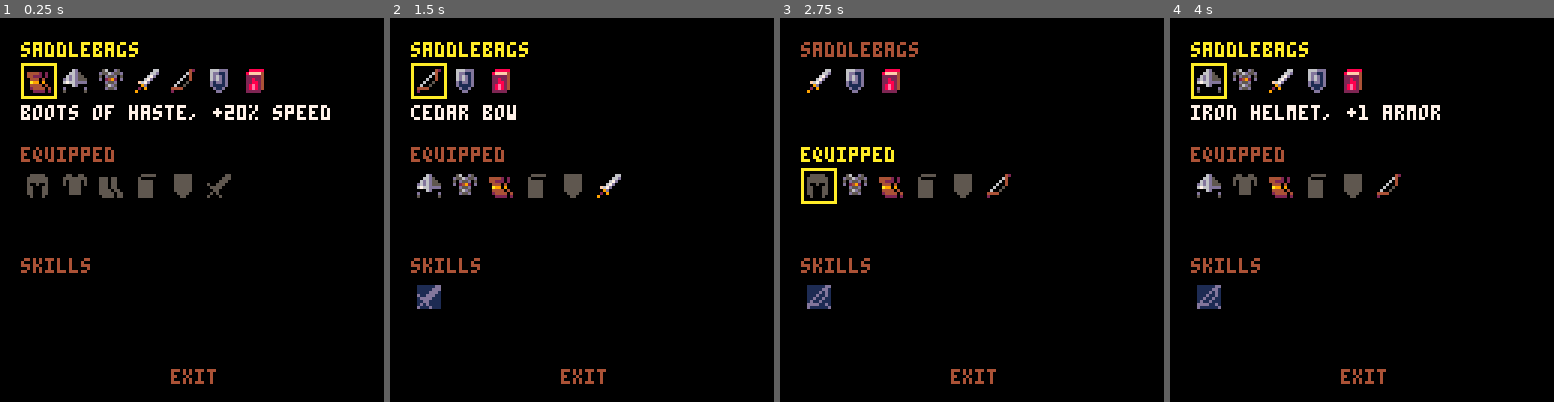
Above: before the commit, frames 1-4 (left to right).
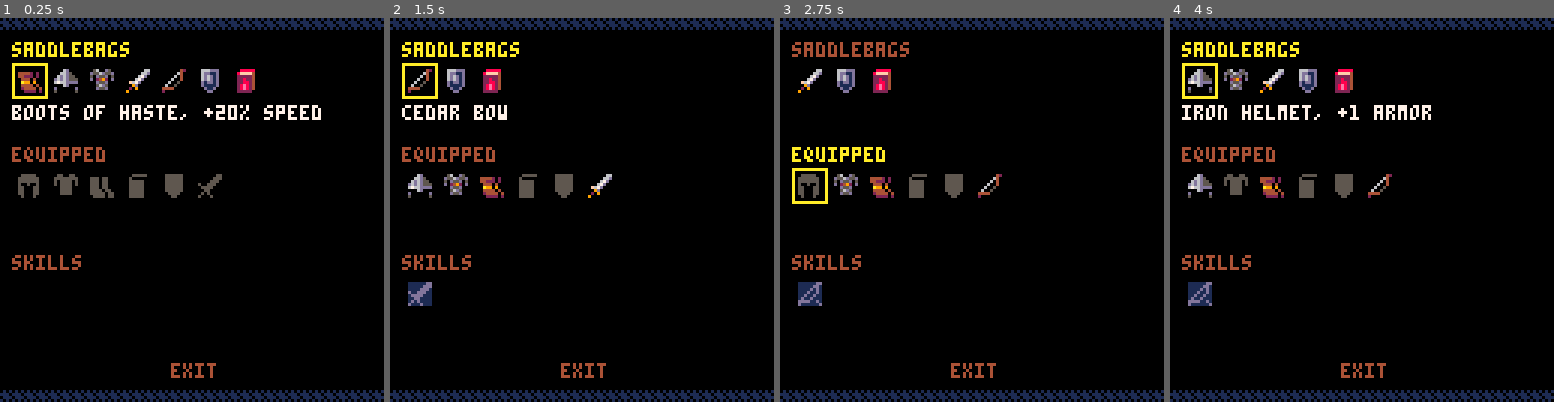
Above: after the commit, the same moments.

Repository: ironchestgames/pico-8-carts
Game: PICO-8 cartridge epicevilender.p8
Two runs of this game, one before a commit and one after it. Both use one fixed random seed, a clock stepped at 60 frames per second and the inputs below.
Inputs:
- Up to frame 1 (0.25 s): no input
- Up to frame 2 (1.5 s): tap O (Z key) at 0.33, 0.7, 1.43 s; tap X (X key) at 1.07 s
- Up to frame 3 (2.75 s): hold Left 1.97-2.37 s; tap X (X key) at 2.07, 2.4, 2.73 s; tap O (Z key) at 2.22 s; hold Down from 2.42 s (still down)
- Up to frame 4 (4 s): release Down at 2.82 s; hold Right 2.87-3.53 s; tap X (X key) at 3.07, 3.4, 3.73 s; tap O (Z key) at 3.1, 3.98 s; hold Up from 3.58 s (still down)

The runs differ from the first frame. In frame 1, 12% of the frame differs, in the area x 0-100%, y 0-100%; in frame 2, 10%; in frame 3, 9.4%; in frame 4, 12%.

Commit message:
epicevilender - refine equip screen

Diff:
--- a/epicevilender.p8
+++ b/epicevilender.p8
@@ -1992,6 +1992,11 @@
 
  cls(0)
 
+ fillp(0b1010000110000101)
+ rectfill(0,0,128,3,1)
+ rectfill(0,124,128,128,1)
+ fillp()
+
  local col=0
 
  -- draw inventory section
@@ -2003,20 +2008,20 @@
  else
   col=4
  end
- print('saddlebags',7,y-9,col)
+ print('saddlebags',4,y-9,col)
  for item in all(inventory) do
-  spr(item.sprite,9+offsetx,y)
+  spr(item.sprite,6+offsetx,y)
   if sectioncur == 1 and i == inventorycur then
    rect(
-    9+offsetx-2,
+    6+offsetx-2,
     y-2,
-    9+offsetx+9,
+    6+offsetx+9,
     y+9,
     10)
 
    print(
     item.name,
-    7,
+    4,
     y+12,
     7)
   end
@@ -2034,27 +2039,27 @@
  else
   col=4
  end
- print('equipped',7,y-9,col)
+ print('equipped',4,y-9,col)
  for slot in all(equipslots) do
   local item=avatar.items[slot[1]]
   if item == nil then
-   spr(slot[2],9+offsetx,y)
+   spr(slot[2],6+offsetx,y)
   else
-   spr(item.sprite,9+offsetx,y)
+   spr(item.sprite,6+offsetx,y)
   end
 
   if sectioncur == 2 and i == equippedcur then
    rect(
-    9+offsetx-2,
+    6+offsetx-2,
     y-2,
-    9+offsetx+9,
+    6+offsetx+9,
     y+9,
     10)
 
    if item then
     print(
      item.name,
-     7,
+     4,
      y+12,
      7)
    end
@@ -2066,30 +2071,32 @@
 
  -- draw availableskills section
  offsetx=0
- y=89
+ y=88
  i=1
  if sectioncur == 3 then
   col=10
  else
   col=4
  end
- print('skills',7,y-9,col)
+ print('skills',4,y-9,col)
  for skill in all(availableskills) do
-  spr(skill.sprite,9+offsetx,y)
+  spr(skill.sprite,6+offsetx,y)
   if sectioncur == 3 and i == availableskillscur then
    rect(
-    9+offsetx-2,
+    6+offsetx-2,
     y-2,
-    9+offsetx+9,
+    6+offsetx+9,
     y+9,
     10)
   end
 
   if skill == avatar.skill1 then
-   print('\x8e',9+offsetx,y+12,12)
+   spr(24,6+offsetx,y+12)
+   print('\x8e',6+offsetx+1,y+12,11)
   end
   if skill == avatar.skill2 then
-   print('\x97',9+offsetx,y+12,11)
+   spr(24,6+offsetx,y+12)
+   print('\x97',6+offsetx+1,y+12,8)
   end
 
   offsetx+=12
@@ -2102,7 +2109,7 @@
  else
   col=4
  end
- print('exit',57,117,col)
+ print('exit',57,115,col)
 
 end
 
@@ -2129,11 +2136,11 @@
 00000000111111115511111111010110000000111050050100000000000000000000000055550550550005500055550005555550055555000500500000550000
 11011011111111111111111110110101111111000111111000000000000000000000000055555055550005500055550000555500055555005555000005050000
 10010011111111110000000010101101100001110000000000000000000000000000000005555055050005000000000000055000055555005000000050005000
-0000000000000000000000000000000000000000000000000000000000000000000000000000000000000000000000000000000011111111111111dd111111dd
-000000000111111166111111111161111111111100000000000000000000000000000000000000000000000000000000000000001111111111111dd111111ddd
-0f00f00f41111611111111111111161116111111000000000000000000000000000000000000000000000000000000000000000011dd1dd11111d1d11111ddd1
-44444444011116111111111661111611116661110000000000000000000000000000000000000000000000000000000000000000d111dddd111d11d1d11ddd11
-0400400401111111111111111111611116166111000000000000000000000000000000000000000000000000000000000000000011d1dddd11d11d111dddd111
+0000000000000000000000000000000000000000000000000000000000000000011111100000000000000000000000000000000011111111111111dd111111dd
+000000000111111166111111111161111111111100000000000000000000000011111111000000000000000000000000000000001111111111111dd111111ddd
+0f00f00f41111611111111111111161116111111000000000000000000000000111111110000000000000000000000000000000011dd1dd11111d1d11111ddd1
+44444444011116111111111661111611116661110000000000000000000000001111111100000000000000000000000000000000d111dddd111d11d1d11ddd11
+0400400401111111111111111111611116166111000000000000000000000000011111100000000000000000000000000000000011d1dddd11d11d111dddd111
 2020202021111111111111111111111111111111000000000000000000000000000000000000000000000000000000000000000011111dd11d11d11111dd1111
 0000000000000000000000000000000000000000000000000000000000000000000000000000000000000000000000000000000011111111dddd11d11d1d1111
 000000000dd00000000020002000000002005050500000000000000000000000000000000000000000000000000000000000000011111111d111111dd111d111
